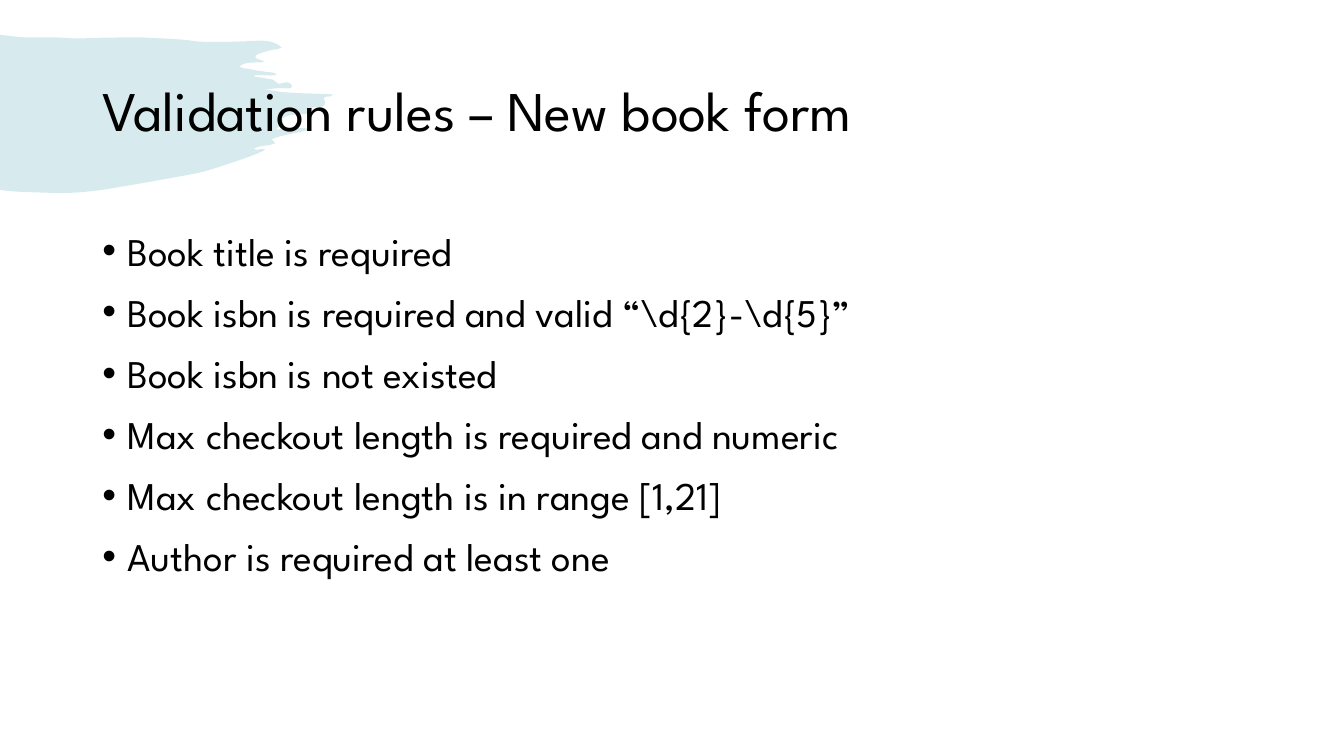
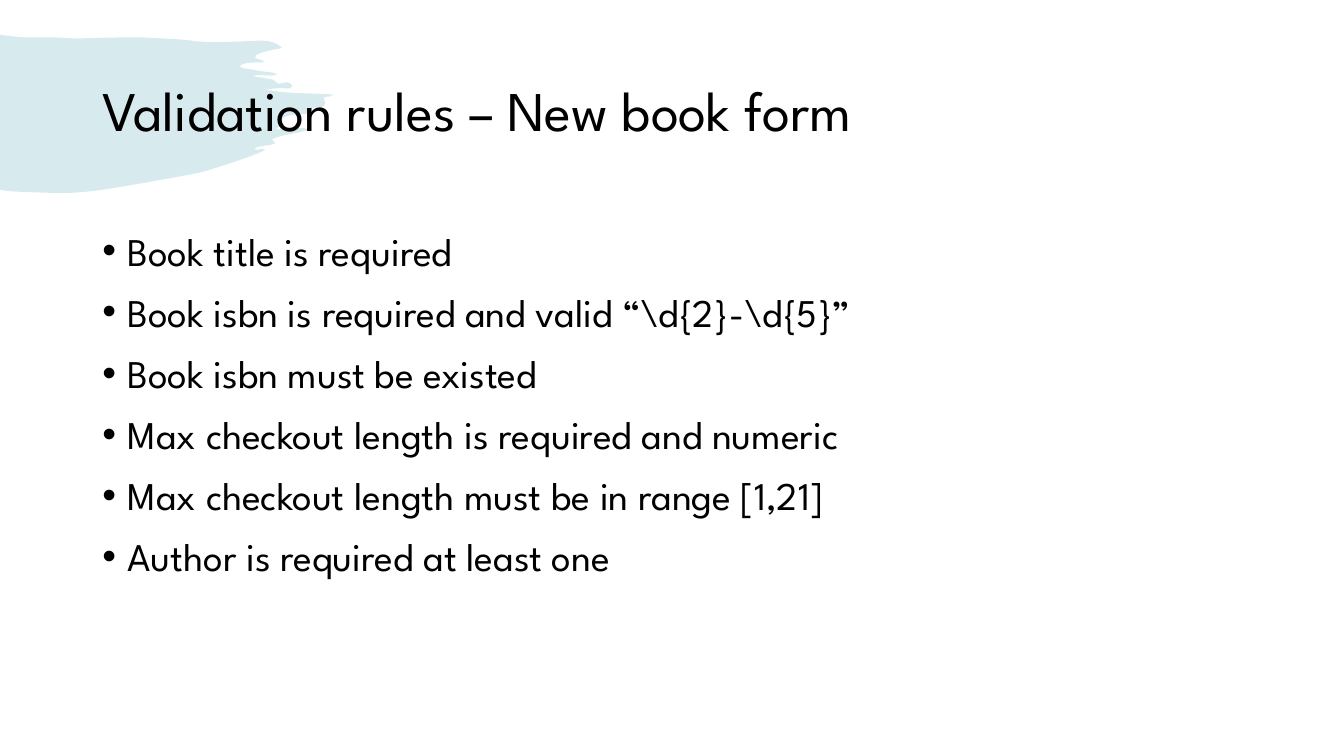
Before and after one commit to venturousman/miu-mpp-library, a slide deck: slide 9 of documents/Group 7 Library Application Presentation.pptx. Drawn at 1344x756 pixels with LibreOffice and Linux fonts; fonts in the diff are those of the drawing. Boxes give left, top, right and bottom in pixels: in the first picture for what was removed or moved away, otherwise in the second. Text is boxed around its words. In the diff, an @@ line names an element or a change of style, - is before the commit and + after.

```diff
--- a/documents/Group 7 Library Application Presentation.pptx
+++ b/documents/Group 7 Library Application Presentation.pptx
@@ text at <box>128,361,536,389</box>: text changed @@
-• Book isbn is not existed
+• Book isbn must be existed
@@ text at <box>128,483,823,519</box>: text changed @@
-• Max checkout length is in range [1,21]
+• Max checkout length must be in range [1,21]
```
Also in this commit, not shown: 9 other slides changed, 1 slide added, 3 other files.
